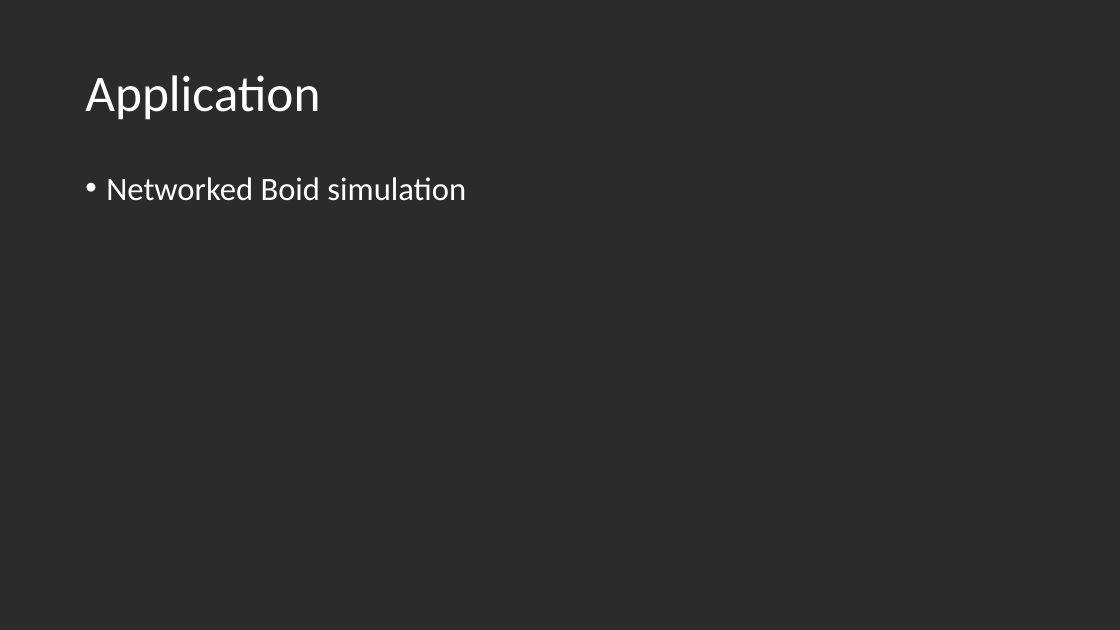
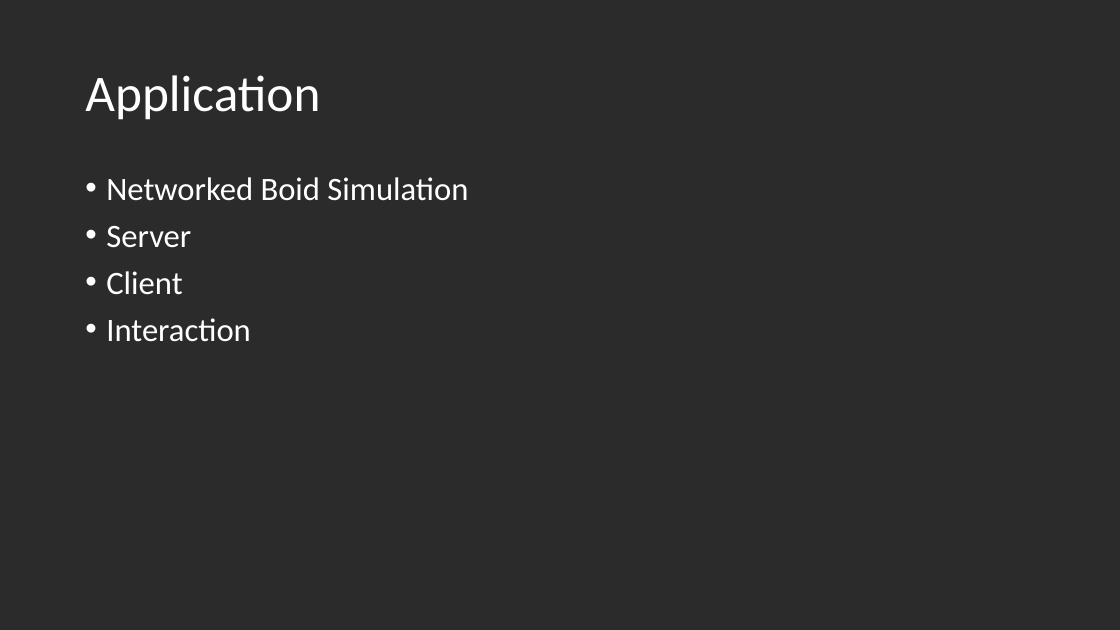
Before and after one commit to Shorte240/SFMLNetworking-Sim, a slide deck: slide 2 of SFMLNetworkingSim/CMP303 Presentation - Fraser Barker(1600196).pptx. Drawn at 1120x630 pixels with LibreOffice and Linux fonts; fonts in the diff are those of the drawing; background and template pictures are left out; a plain dark background stands for a picture behind light text. Boxes give left, top, right and bottom in pixels: in the first picture for what was removed or moved away, otherwise in the second. Text is boxed around its words. In the diff, an @@ line names an element or a change of style, - is before the commit and + after.

```diff
--- a/SFMLNetworkingSim/CMP303 Presentation - Fraser Barker(1600196).pptx
+++ b/SFMLNetworkingSim/CMP303 Presentation - Fraser Barker(1600196).pptx
@@ text at (106, 177, 468, 342): text changed @@
-• Networked Boid simulation
+• Networked Boid Simulation
+• Server
+• Client
+• Interaction
```
Also in this commit, not shown: 5 other slides changed, 34 other files.
